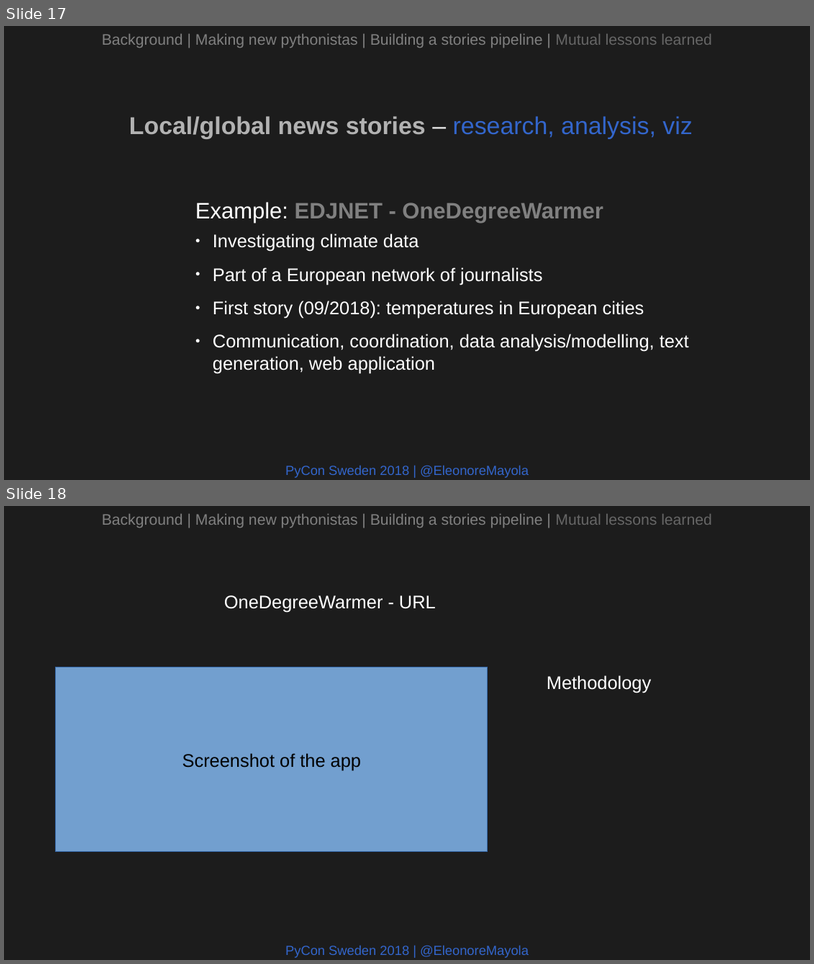
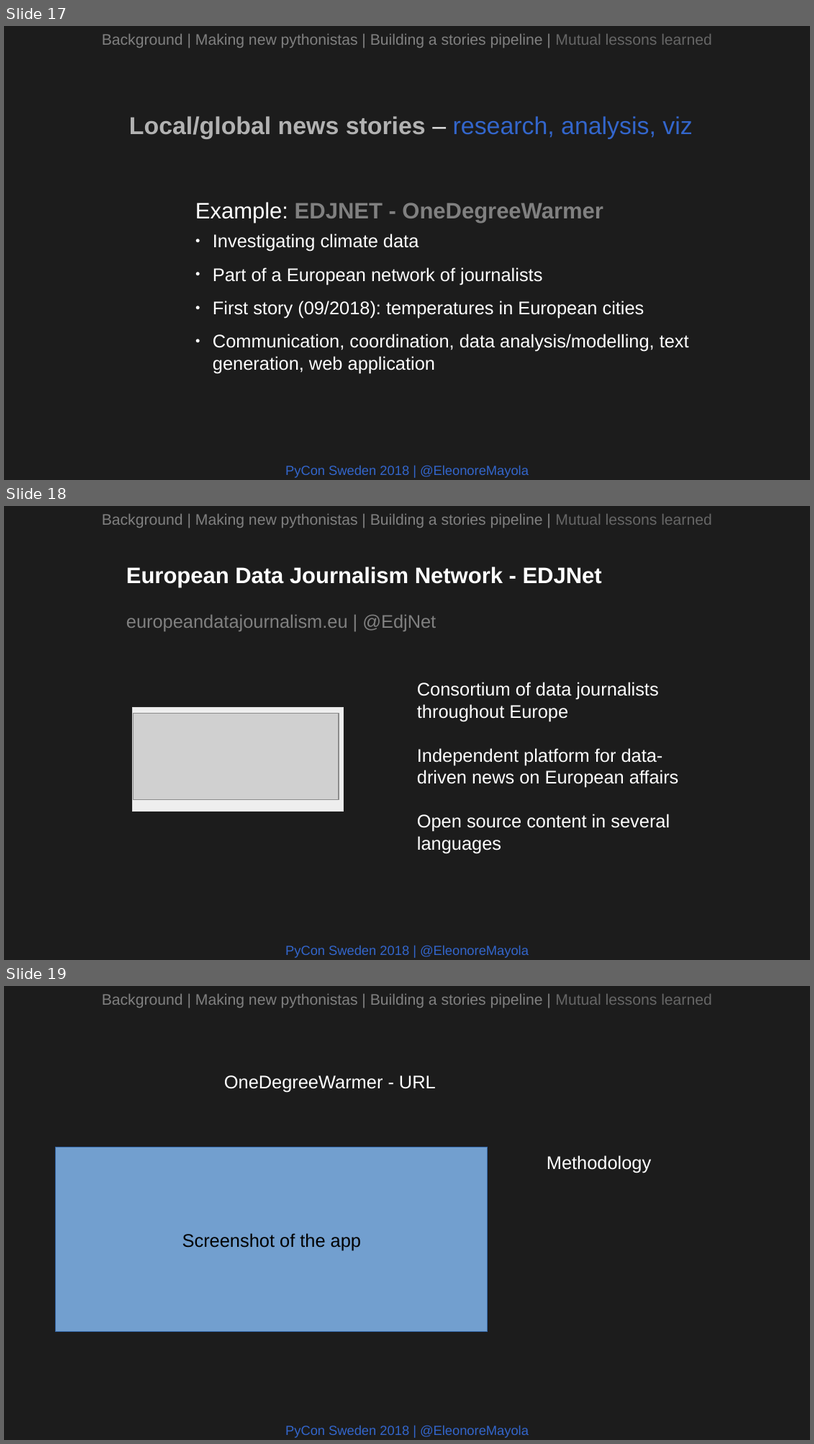
Before and after one commit to Eleonore9/-pyconse18, a slide deck: pyconse2018.odp. Shown one above the other, each under a label of ours: slides 17 and 18 before the commit, slides 17, 18 and 19 after it. The pictures are 814x964 and 814x1444 pixels, drawn with LibreOffice and Linux fonts; fonts in the diff are those of the drawing; grey boxes stand for pictures. Boxes give left, top, right and bottom in pixels: in the first picture for what was removed or moved away, otherwise in the second. Text is boxed around its words. In the diff, an @@ line names an element or a change of style, - is before the commit and + after.

Commit message:
Intro EDJNet

```diff
--- a/pyconse2018.odp
+++ b/pyconse2018.odp
@@ slide 18 added at <box>4,506,810,960</box>, background #1C1C1C @@
@@ text added at <box>102,514,712,528</box>, 15 pt, text #808080 @@
+Background | Making new pythonistas | Building a stories pipeline | Mutual lessons learned
@@ text added at <box>126,566,602,631</box>, 22 pt, text #FFFFFF, bold @@
+European Data Journalism Network - EDJNet
+europeandatajournalism.eu | @EdjNet
@@ text added at <box>417,682,679,853</box>, 18 pt, text #FFFFFF @@
+Consortium of data journalists throughout Europe
+Independent platform for data-driven news on European affairs
+Open source content in several languages
@@ rectangle added at <box>133,707,345,812</box>, fill #EEEEEE, outline #DDDDDD 0 pt @@
@@ picture added at <box>134,713,339,800</box> @@
@@ text added at <box>286,944,529,957</box>, 13 pt, text #3366CC @@
+PyCon Sweden 2018 | @EleonoreMayola
@@ what was slide 18 is now slide 19 @@
```
